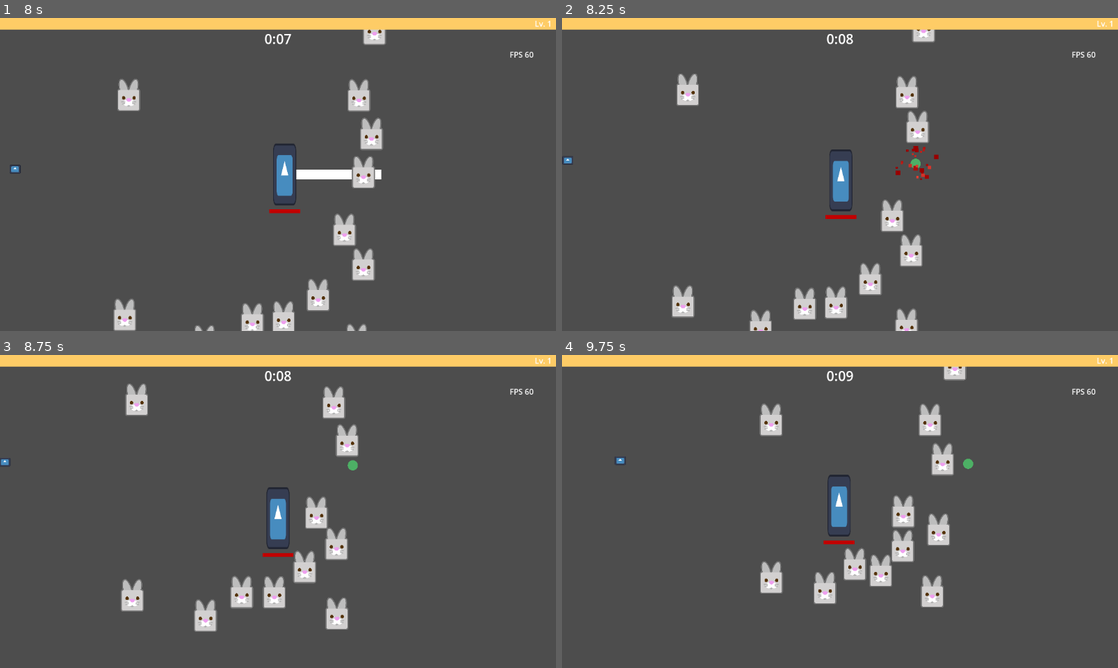
Above: before the commit, frames 1-4 (two rows, left to right).
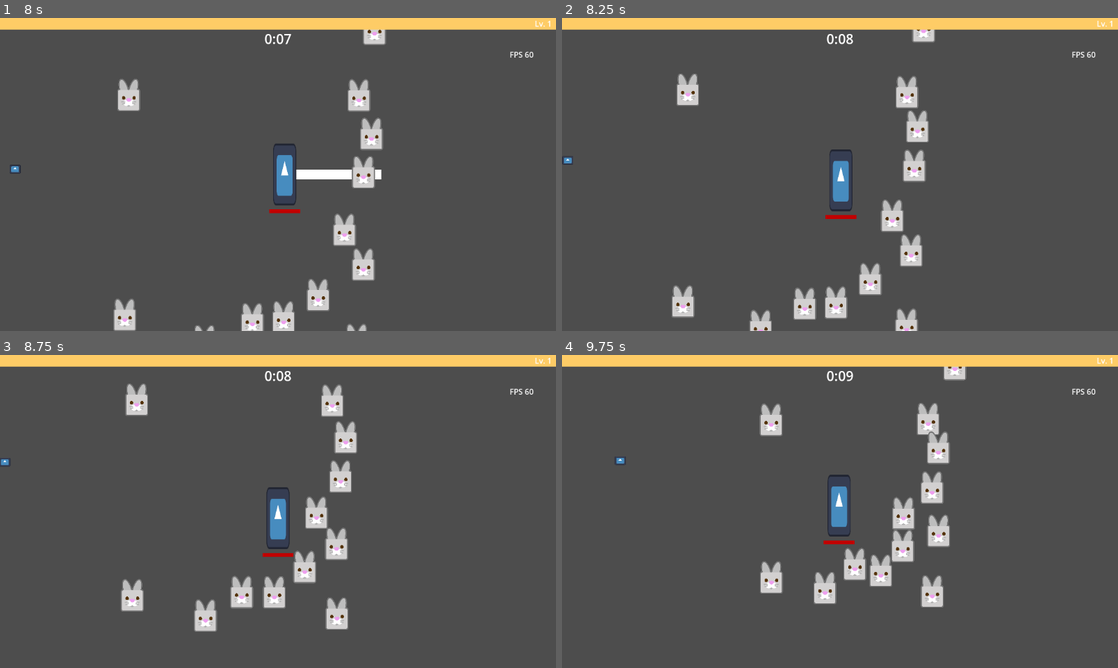
Above: after the commit, the same moments.

Repository: Boushitou/Q3_Nil_Survivor
Game: Godot game, scene res://Scenes/main_game.tscn
Same seed, same stepped clock (60 frames per second), same inputs: the game is played once before the commit and once after it. The engine's default icon, where the game draws it, is replaced by a stand-in: a white triangle on a blue panel in a dark square.
Inputs:
- Up to frame 1 (8 s): tap Enter at 0.5 s; hold D (move_right) 0.53-1.28 s; hold S (move_down) 1.28-2.03 s; hold D (move_right) 2.03-2.78 s; hold W (move_up) 2.78-3.53 s; hold Q (move_left) 3.53-5.03 s; hold S (move_down) 5.03-5.78 s; hold D (move_right) 5.78-6.53 s; hold W (move_up) 6.53-7.28 s; hold D (move_right) from 7.28 s (still down)
- Up to frame 2 (8.25 s): release D (move_right) at 8.03 s; hold S (move_down) from 8.03 s (still down)
- Up to frame 3 (8.75 s): keep holding S (move_down)
- Up to frame 4 (9.75 s): release S (move_down) at 8.78 s; hold Q (move_left) 8.78-9.53 s; hold W (move_up) from 9.53 s (still down)

Frame 1 is identical in both runs. In frame 2, 0.5% of the frame differs, in the area x 60-68%, y 29-53%; in frame 3, 0.9%; in frame 4, 1.4%, in the area x 59-74%, y 15-62%.

Commit message:
Added particle effect to xp orb

Diff:
--- a/Data/Enemies/0_beetle.tres
+++ b/Data/Enemies/0_beetle.tres
@@ -7,7 +7,7 @@
 script = ExtResource("1_hn2cu")
 ID = 0
 name = "Beetle"
-max_health = 5
+max_health = 50
 power = 5
 speed = 60.0
 sprite = ExtResource("2_gbbms")
--- a/Data/Items/Weapons/8_kopesh.tres
+++ b/Data/Items/Weapons/8_kopesh.tres
@@ -14,5 +14,5 @@
 duration = Array[float]([0.05, 0.05, 0.05, 0.05, 0.05, 0.05, 0.05, 0.05])
 ID = 8
 name = "Kopesh"
-descriptions = Array[String](["Slices in the sweaping arc, cleaving through enemies. …(292 unchanged characters)…
+descriptions = Array[String](["Slices in a sweaping arc, cleaving through enemies. …(292 unchanged characters)…
 max_level = 8
--- /dev/null
+++ b/Data/Items/Weapons/TestWeapon.tres
@@ -0,0 +1,18 @@
+[gd_resource type="Resource" script_class="Weapon" load_steps=2 format=3 uid="uid://e2h6b8hf0vb5"]
+
+[ext_resource type="Script" path="res://Data/Weapon.gd" id="1_nmy0v"]
+
+[resource]
+script = ExtResource("1_nmy0v")
+damage = Array[int]([0, 0, 0, 0, 0, 0, 0, 0])
+push_back_force = 20.0
+atk_speed = Array[float]([])
+base_area = Vector2(0, 0)
+bonus_area = Array[float]([])
+projectile_speed = Array[float]([])
+hit_delay = Array[float]([])
+duration = Array[float]([])
+ID = 0
+name = ""
+descriptions = Array[String]([])
+max_level = 8
--- a/Scenes/death_particles.tscn
+++ b/Scenes/death_particles.tscn
@@ -1,28 +1,32 @@
-[gd_scene load_steps=5 format=3 uid="uid://c4bcuslj5r27r"]
+[gd_scene load_steps=7 format=3 uid="uid://c4bcuslj5r27r"]
 
-[ext_resource type="Script" path="res://Scripts/Enemies/DeathParticles.gd" id="1_w7up7"]
+[ext_resource type="Script" path="res://Scripts/Enemies/ParticlesEffect.gd" id="1_i3t0k"]
 
 [sub_resource type="Gradient" id="Gradient_0j843"]
-offsets = PackedFloat32Array(0, 0.722689)
-colors = PackedColorArray(1, 0.335514, 0.269596, 1, 0.599057, 1.46799e-06, 1.92523e-07, 1)
+offsets = PackedFloat32Array(0, 0.722689, 1)
+colors = PackedColorArray(0.400561, 0.650008, 0.149866, 1, 0.599057, 1.46799e-06, 1.92523e-07, 1, 0.968627, 0.615686, 0, 1)
 
 [sub_resource type="GradientTexture1D" id="GradientTexture1D_sflys"]
 gradient = SubResource("Gradient_0j843")
 
+[sub_resource type="Curve" id="Curve_8w887"]
+_data = [Vector2(0, 1), 0.0, 0.0, 0, 0, Vector2(1, 0), -1.8138, 0.0, 0, 0]
+point_count = 2
+
+[sub_resource type="CurveTexture" id="CurveTexture_ymopj"]
+curve = SubResource("Curve_8w887")
+
 [sub_resource type="ParticleProcessMaterial" id="ParticleProcessMaterial_h4iai"]
 particle_flag_disable_z = true
-emission_shape = 6
-emission_ring_axis = Vector3(0, 0, 1)
-emission_ring_height = 1.0
-emission_ring_radius = 33.19
-emission_ring_inner_radius = 0.0
+emission_shape = 1
+emission_sphere_radius = 10.0
+spread = 180.0
+initial_velocity_min = 200.0
+initial_velocity_max = 200.0
 gravity = Vector3(0, 0, 0)
-linear_accel_min = 1000.0
-linear_accel_max = 1000.0
-radial_accel_min = 20.0
-radial_accel_max = 60.0
 scale_min = 3.0
 scale_max = 10.0
+scale_curve = SubResource("CurveTexture_ymopj")
 color_ramp = SubResource("GradientTexture1D_sflys")
 
 [node name="DeathParticles" type="GPUParticles2D"]
@@ -32,7 +36,8 @@
 process_material = SubResource("ParticleProcessMaterial_h4iai")
 lifetime = 0.2
 one_shot = true
-script = ExtResource("1_w7up7")
+explosiveness = 1.0
+script = ExtResource("1_i3t0k")
 
 [connection signal="draw" from="." to="." method="_on_draw"]
 [connection signal="finished" from="." to="." method="_on_finished"]
--- a/Scenes/main_game.tscn
+++ b/Scenes/main_game.tscn
@@ -17,7 +17,6 @@
 [ext_resource type="Resource" uid="uid://cjy1han4o5m57" path="res://Data/Enemies/2_skeleton.tres" id="13_y3egy"]
 [ext_resource type="Resource" uid="uid://b0khdkysugn2s" path="res://Data/Enemies/3_sand_spirit.tres" id="14_qs507"]
 [ext_resource type="Resource" uid="uid://c584eclw4prq4" path="res://Data/Enemies/4_stone_golem.tres" id="15_2ams7"]
-[ext_resource type="Script" path="res://Scripts/Systems/ParticlesManager.gd" id="17_dyq7y"]
 
 [node name="MainGame" type="Node2D"]
 script = ExtResource("1_grhj2")
@@ -45,7 +44,4 @@
 [node name="XpOrbManager" type="Node" parent="EnemiesManager"]
 script = ExtResource("13_ij7ea")
 
-[node name="ParticlesManager" type="Node" parent="."]
-script = ExtResource("17_dyq7y")
-
 [node name="GameCanvas" parent="." instance=ExtResource("6_blb7o")]
--- /dev/null
+++ b/Scenes/xp_particles.tscn
@@ -0,0 +1,45 @@
+[gd_scene load_steps=7 format=3 uid="uid://bod1d3he555ap"]
+
+[ext_resource type="Script" path="res://Scripts/Enemies/ParticlesEffect.gd" id="1_7o0g0"]
+
+[sub_resource type="Gradient" id="Gradient_8ltb1"]
+offsets = PackedFloat32Array(0, 0.537815)
+colors = PackedColorArray(0.702475, 0.985517, 0.753386, 1, 0.298039, 0.694118, 0.4, 1)
+
+[sub_resource type="GradientTexture1D" id="GradientTexture1D_n7c8o"]
+gradient = SubResource("Gradient_8ltb1")
+
+[sub_resource type="Curve" id="Curve_xjlbv"]
+_data = [Vector2(0, 1), 0.0, 0.0, 0, 1, Vector2(0.093985, 1), 0.0, 0.0, 0, 0, Vector2(0.996241, 0), -2.76908, 0.0, 0, 0]
+point_count = 3
+
+[sub_resource type="CurveTexture" id="CurveTexture_ouqww"]
+curve = SubResource("Curve_xjlbv")
+
+[sub_resource type="ParticleProcessMaterial" id="ParticleProcessMaterial_rgqin"]
+particle_flag_disable_z = true
+emission_shape = 1
+emission_sphere_radius = 5.0
+direction = Vector3(0, -1, 0)
+spread = 60.0
+flatness = 0.7
+initial_velocity_min = 200.0
+initial_velocity_max = 200.0
+gravity = Vector3(0, 0, 0)
+scale_min = 5.0
+scale_max = 5.0
+scale_curve = SubResource("CurveTexture_ouqww")
+color_ramp = SubResource("GradientTexture1D_n7c8o")
+
+[node name="XpParticles" type="GPUParticles2D"]
+z_index = 10
+emitting = false
+amount = 5
+process_material = SubResource("ParticleProcessMaterial_rgqin")
+lifetime = 0.3
+one_shot = true
+explosiveness = 1.0
+script = ExtResource("1_7o0g0")
+
+[connection signal="draw" from="." to="." method="_on_draw"]
+[connection signal="finished" from="." to="." method="_on_finished"]
--- a/Scripts/Enemies/DeathParticles.gd
+++ /dev/null
@@ -1,8 +0,0 @@
-extends GPUParticles2D
-class_name DeathParticles
-
-func _on_finished():
-	PoolSystem.pool_object("death_particles", self)
-
-func _on_draw():
-	emitting = true
--- a/Scripts/Enemies/Enemy.gd
+++ b/Scripts/Enemies/Enemy.gd
@@ -21,7 +21,7 @@
 var update_frequency : float = 0.1 #10fps
 var time_since_last_update : float = 0.0
 
-var death_particles_scene = preload("res://Scenes/death_particles.tscn")
+var death_particles_scene : PackedScene = preload("res://Scenes/death_particles.tscn")
 
 
 func _process(delta) -> void:
@@ -154,7 +154,8 @@
 	apply_push_back(force, direction)
 
 	if animation_player != null:
-		animation_player.play("damaged_animation")
+		if not animation_player.is_playing():
+			animation_player.play("damaged_animation")
 
 
 func get_damage() -> int:
@@ -162,11 +163,9 @@
 
 
 func _on_enemy_died() -> void:
-	var particles = PoolSystem.instantiate_object("death_particles", death_particles_scene, global_position, 0.0, get_tree().root)
-	particles.global_position = global_position
-	particles.emitting = false
-	particles.restart()
-	particles.emitting = true
+	var particle_name = "death_particles"
+	var particles = PoolSystem.instantiate_object(particle_name, death_particles_scene, global_position, 0.0, get_tree().root)
+	particles.particles_type = particle_name
 
 	stats.health.disconnect("has_died", _on_enemy_died)
 	enemies_manager.remove_enemy(self, last_cell)
--- /dev/null
+++ b/Scripts/Enemies/ParticlesEffect.gd
@@ -0,0 +1,13 @@
+extends GPUParticles2D
+class_name ParticlesEffect
+
+var particles_type : String
+
+func _on_finished():
+	print(particles_type, " over")
+	PoolSystem.pool_object(particles_type, self)
+
+func _on_draw():
+	emitting = false
+	restart()
+	emitting = true
--- a/Scripts/Items/Experience.gd
+++ b/Scripts/Items/Experience.gd
@@ -14,6 +14,8 @@
 
 @export var bounce_duration : float = 0.1
 var bounce_time : float = 0.0
+
+var xp_particles : PackedScene = preload("res://Scenes/xp_particles.tscn")
 
 func _ready() -> void:
 	xp_orb_manager = get_parent()
@@ -34,6 +36,10 @@
 func start_moving(target_pos : Node2D) -> void:
 	if is_absorbed:
 		return
+
+	var particles_name = "xp_particles"
+	var particles = PoolSystem.instantiate_object(particles_name, xp_particles, global_position, 0.0, get_tree().root)
+	particles.particles_type = particles_name
 
 	old_target_pos = target_pos.global_position
 	is_absorbed = true
--- a/Scripts/Items/Weapons/WeaponsCollision.gd
+++ b/Scripts/Items/Weapons/WeaponsCollision.gd
@@ -27,6 +27,8 @@
 func set_weapon(weapon_data : Items, player_stats : PlayerStats) ->void:
 	damage = weapon_data.item.get_damage(weapon_data.level - 1) * player_stats.get_stat_value("power")
 	force = weapon_data.item.get_push_back_force()
+	hit_delay = weapon_data.item.hit_delay[weapon_data.level - 1]
+	hit_timer = hit_delay
 
 
 func _on_area_entered(area) ->void:
--- a/Scripts/Player/XPCollision.gd
+++ b/Scripts/Player/XPCollision.gd
@@ -3,4 +3,4 @@
 
 func _on_area_entered(area) -> void:
 	if area is Experience:
-			area.start_moving(self)
+		area.start_moving(self)
--- a/Scripts/Systems/ParticlesManager.gd
+++ /dev/null
@@ -1,4 +0,0 @@
-extends Node
-class_name ParticlesManager
-
-var death_particles : PackedScene
Not shown: 1 places in Scenes/main_game.tscn that only renumber resources
